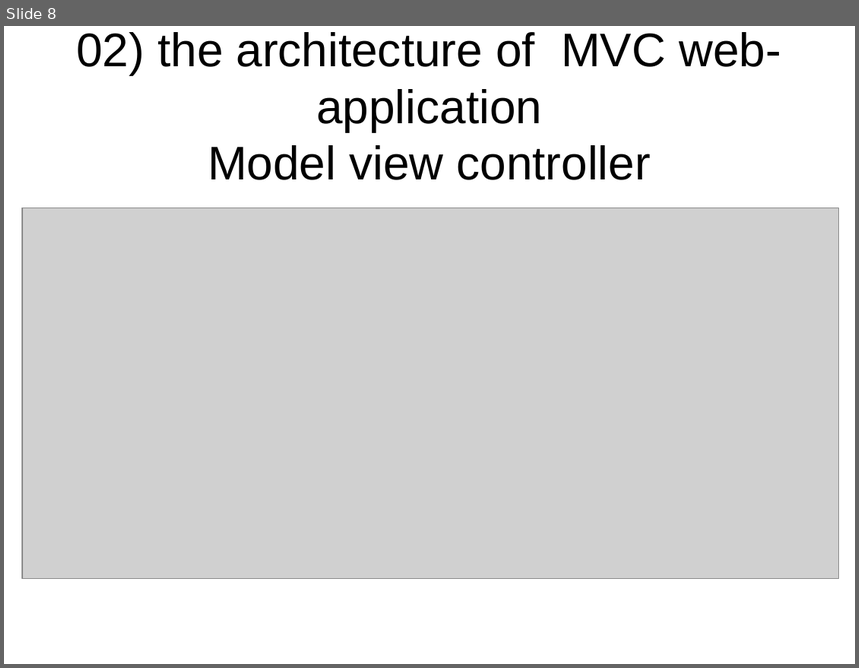
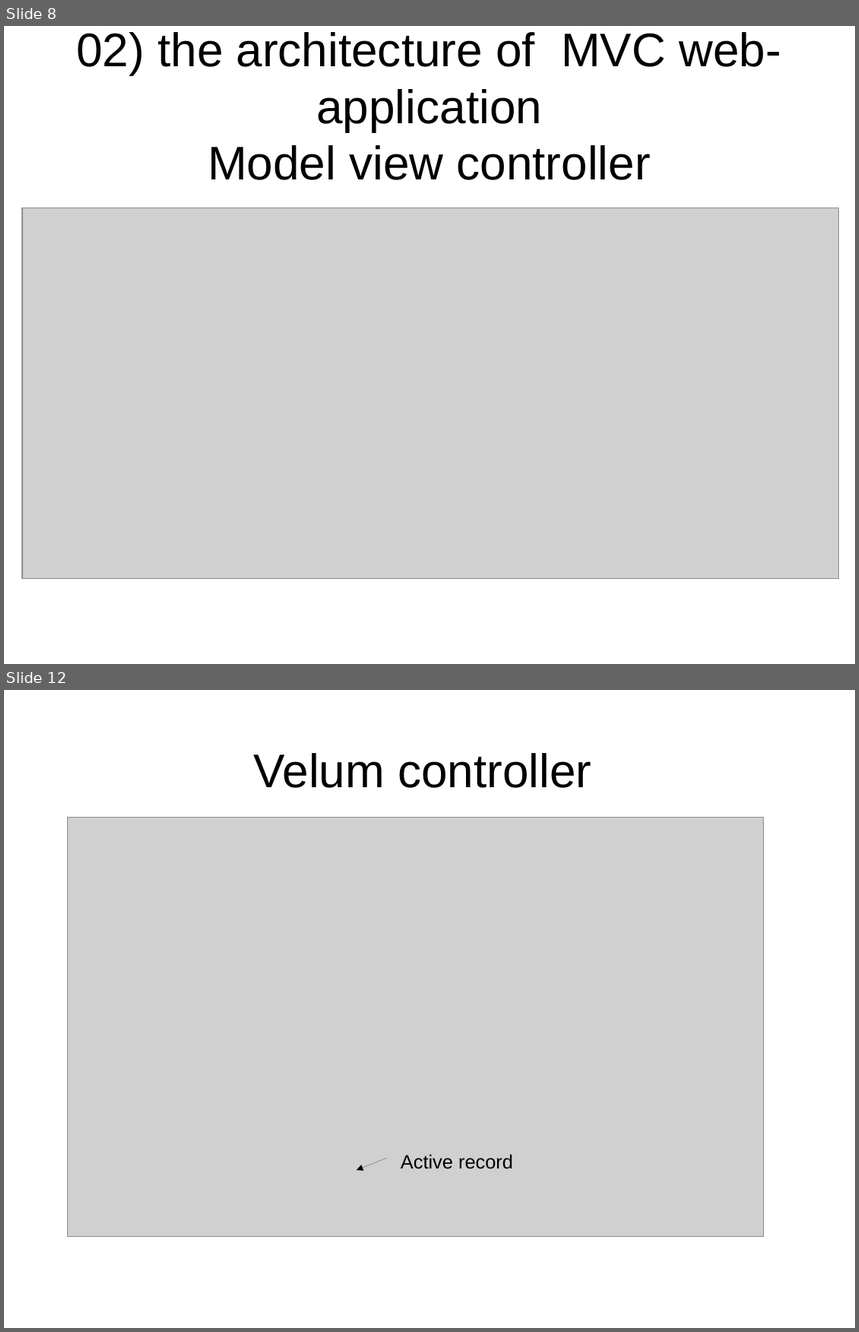
Before and after one commit to MalloZup/presentations, a slide deck: rails/2018/fullstack.odp. Shown one above the other, each under a label of ours: slide 8 before the commit, slides 8 and 12 after it; the slides between them are not shown. The pictures are 859x668 and 859x1332 pixels, drawn with LibreOffice and Linux fonts; fonts in the diff are those of the drawing; grey boxes stand for pictures. Boxes give left, top, right and bottom in pixels: in the first picture for what was removed or moved away, otherwise in the second. Text is boxed around its words. In the diff, an @@ line names an element or a change of style, - is before the commit and + after.

```diff
--- a/rails/2018/fullstack.odp
+++ b/rails/2018/fullstack.odp
@@ slide 12 added at (4,690,855,1328), background #FFFFFF @@
@@ title added at (254,753,591,788), 44 pt, text #000000 @@
+Velum controller
@@ picture added at (67,818,764,1237) @@
@@ arrow added from (387, 1158) to (357, 1170), #000000 0 pt @@
@@ text added at (401,1154,513,1170), 18 pt, text #000000 @@
+Active record
```
Also in this commit, not shown: 5 slides changed, 2 other slides added, 1 slide removed, 2 other files.
